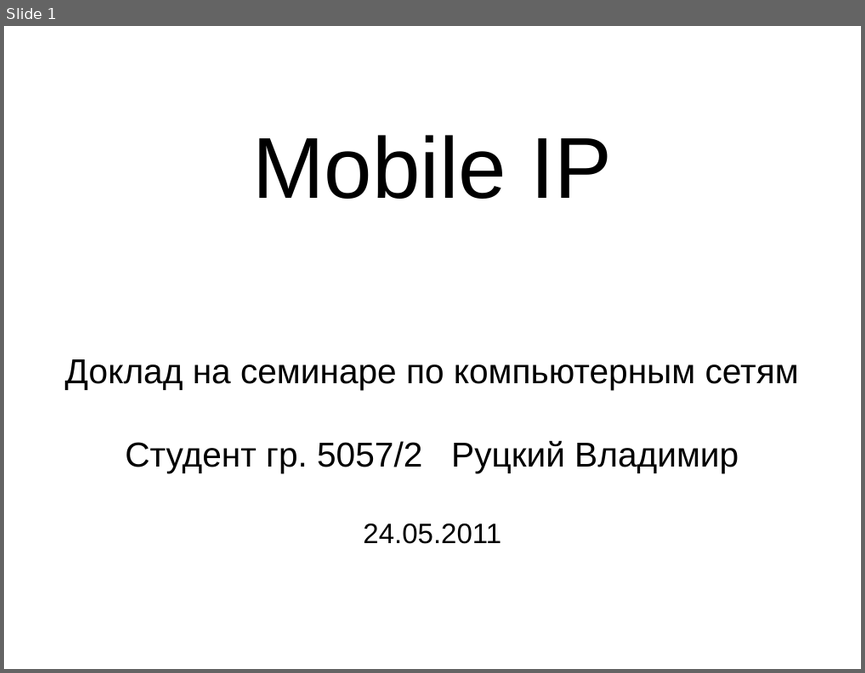
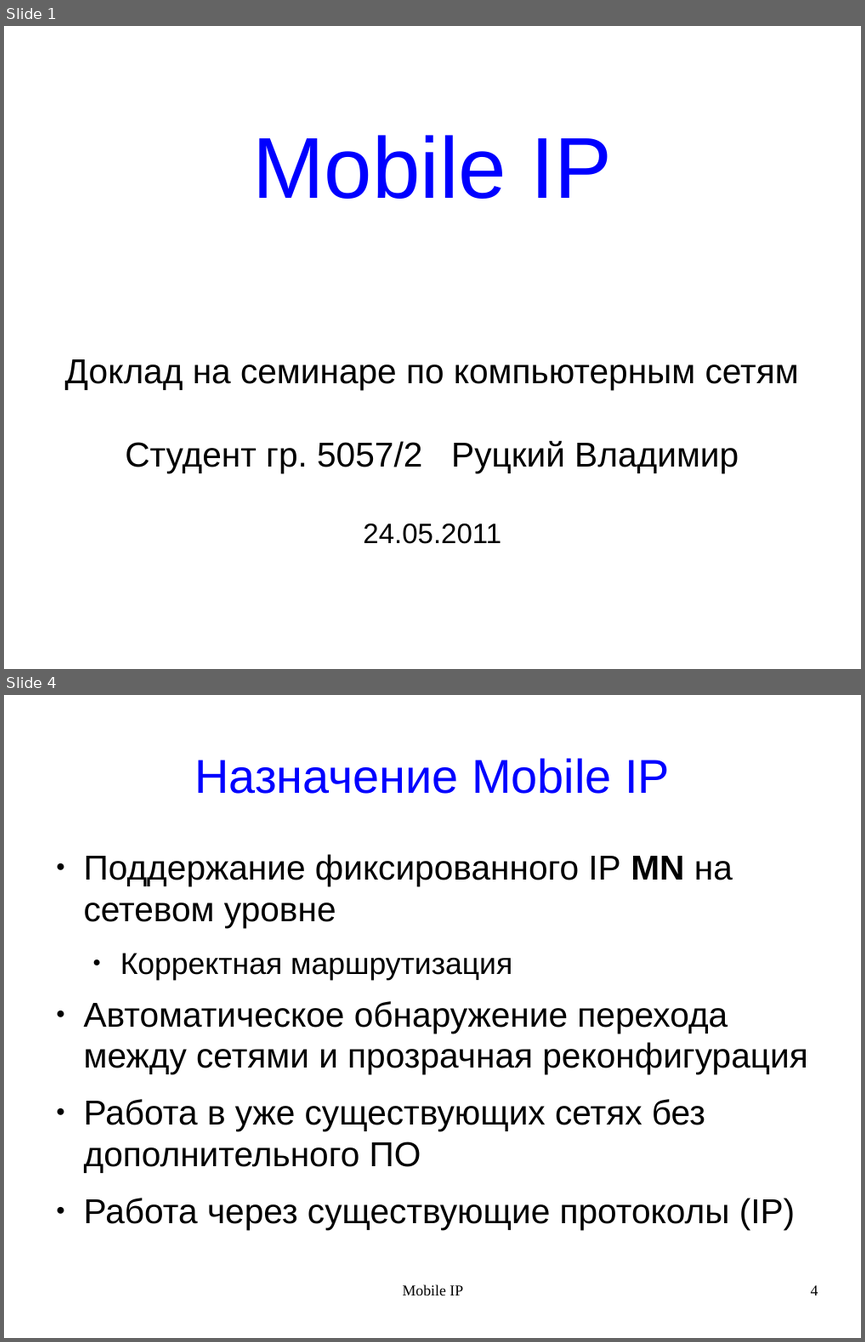
Before and after one commit to rutsky/semester10, a slide deck: Computer_networks/MobileIP/MobileIP.odp. Shown one above the other, each under a label of ours: slide 1 before the commit, slides 1 and 4 after it; the slides between them are not shown. The pictures are 865x673 and 865x1342 pixels, drawn with LibreOffice and Linux fonts; fonts in the diff are those of the drawing. Boxes give left, top, right and bottom in pixels: in the first picture for what was removed or moved away, otherwise in the second. Text is boxed around its words. In the diff, an @@ line names an element or a change of style, - is before the commit and + after.

Commit message:
MobileIP: WIP

```diff
--- a/Computer_networks/MobileIP/MobileIP.odp
+++ b/Computer_networks/MobileIP/MobileIP.odp
@@ slide 4 added at [4, 695, 861, 1338], background #FFFFFF @@
@@ title added at [194, 758, 670, 794], 44 pt, text #0000FF @@
+Назначение Mobile IP
@@ text added at [84, 854, 807, 1229], 32 pt, text #000000 @@
+● Поддержание фиксированного IP MN на сетевом уровне
+  ● Корректная маршрутизация
+● Автоматическое обнаружение перехода между сетями и прозрачная реконфигурация
+● Работа в уже существующих сетях без дополнительного ПО
+● Работа через существующие протоколы (IP)
@@ text added at [403, 1284, 463, 1295], 14 pt, text #000000 @@
+Mobile IP
@@ page number added at [811, 1285, 818, 1295], 14 pt, text #000000 @@
+4
@@ slide 1 changed as well @@
@@ title "Mobile IP" at [252, 135, 612, 199]: text colour #000000 to #0000FF @@
```
Also in this commit, not shown: 8 other slides added, 1 slide removed.
